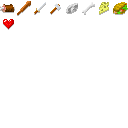
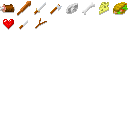
Layered file, before and after one edit (128px x 128px). Changes by layer:
painted on "Pozadí" over [19, 3, 62, 30]
